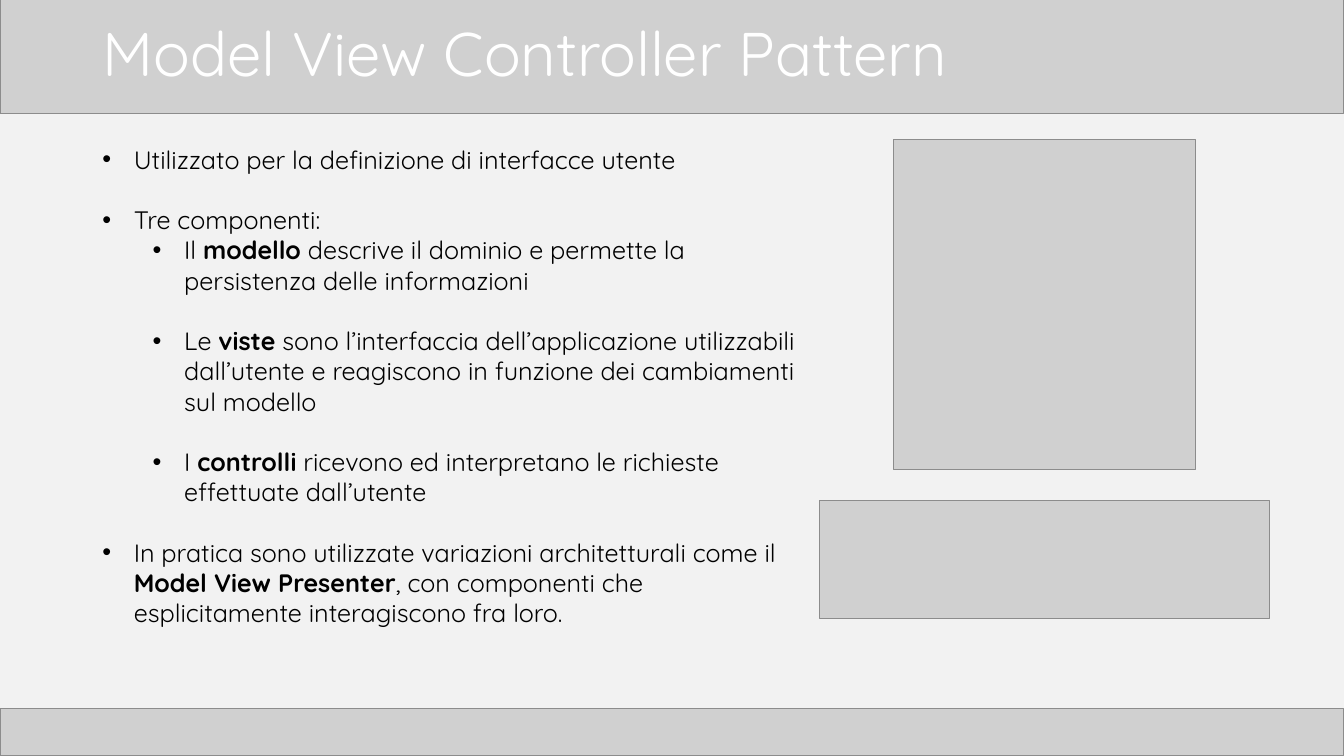
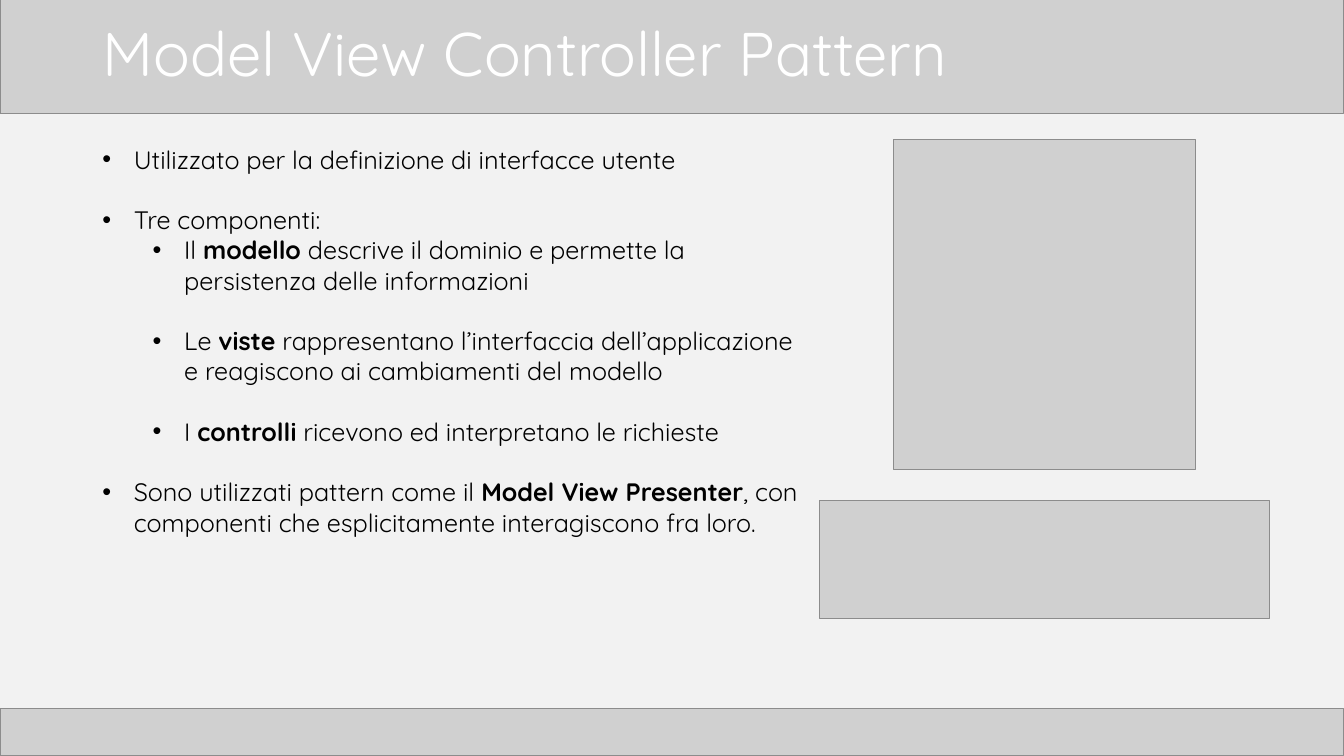
Before and after one commit to TTia/xblog-thesis, a slide deck: slide 3 of Presentazione.pptx. Drawn at 1344x756 pixels with LibreOffice and Linux fonts; fonts in the diff are those of the drawing; grey boxes stand for pictures. Boxes give left, top, right and bottom in pixels: in the first picture for what was removed or moved away, otherwise in the second. Text is boxed around its words. In the diff, an @@ line names an element or a change of style, - is before the commit and + after.

Commit message:
Presentazione

```diff
--- a/Presentazione.pptx
+++ b/Presentazione.pptx
@@ text at bbox=[134, 331, 797, 537]: text changed @@
-  • Le viste sono l’interfaccia dell’applicazione utilizzabili dall’utente e reagiscono in funzione dei cambiamenti sul modello
-  • I controlli ricevono ed interpretano le richieste effettuate dall’utente
-• In pratica sono utilizzate variazioni architetturali come il Model View Presenter, con componenti che esplicitamente interagiscono fra loro.
+  • Le viste rappresentano l’interfaccia dell’applicazione e reagiscono ai cambiamenti del modello
+  • I controlli ricevono ed interpretano le richieste
+• Sono utilizzati pattern come il Model View Presenter, con componenti che esplicitamente interagiscono fra loro.
```
Also in this commit, not shown: 16 other slides changed, 1 slide added, 7 other files.
